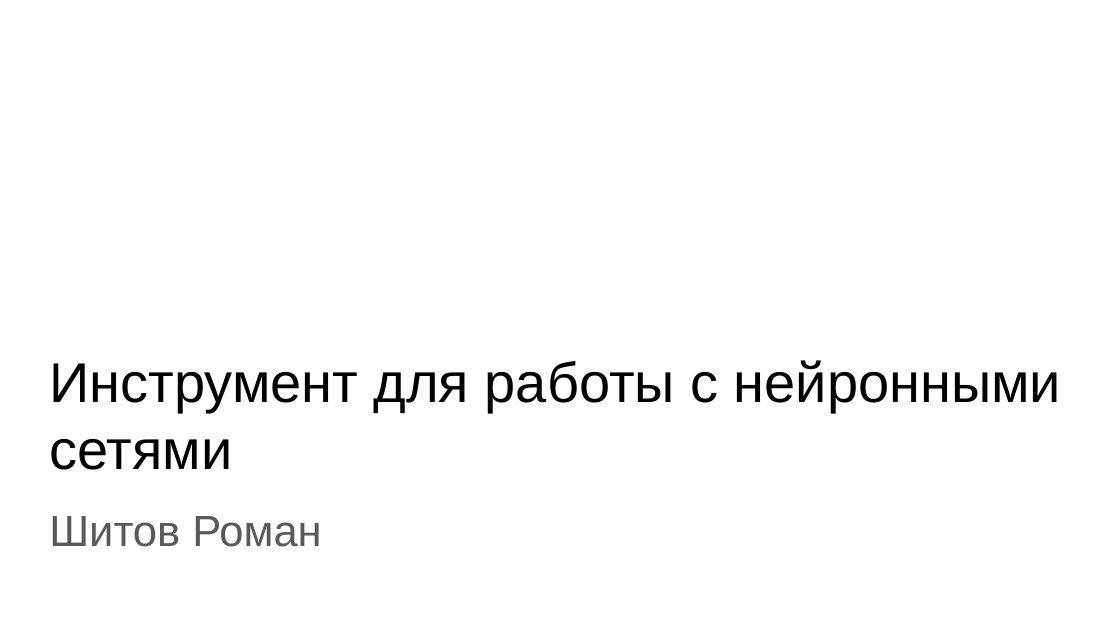
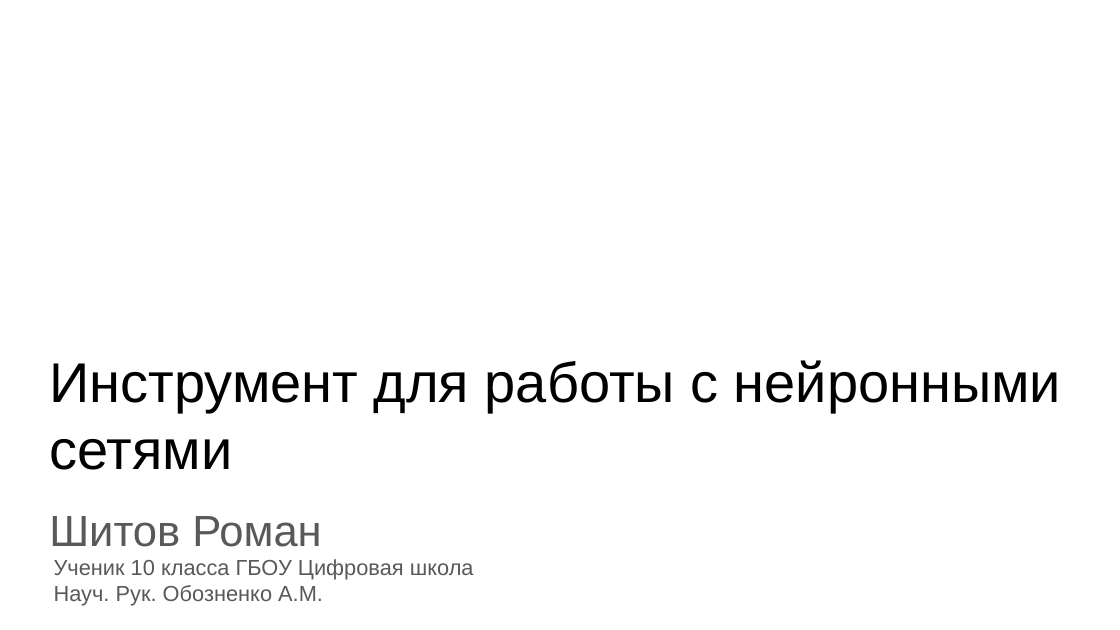
Before and after one commit to toadandahalf/ai_crypto, a slide deck: slide 1 of презентация.pptx. Drawn at 1120x630 pixels with LibreOffice and Linux fonts; fonts in the diff are those of the drawing. Boxes give left, top, right and bottom in pixels: in the first picture for what was removed or moved away, otherwise in the second. Text is boxed around its words. In the diff, an @@ line names an element or a change of style, - is before the commit and + after.

```diff
--- a/презентация.pptx
+++ b/презентация.pptx
@@ text added at [54,559,474,606], 14 pt, text #595959 @@
+Ученик 10 класса ГБОУ Цифровая школа
+Науч. Рук. Обозненко А.М.
```
Also in this commit, not shown: 11 other slides changed.
